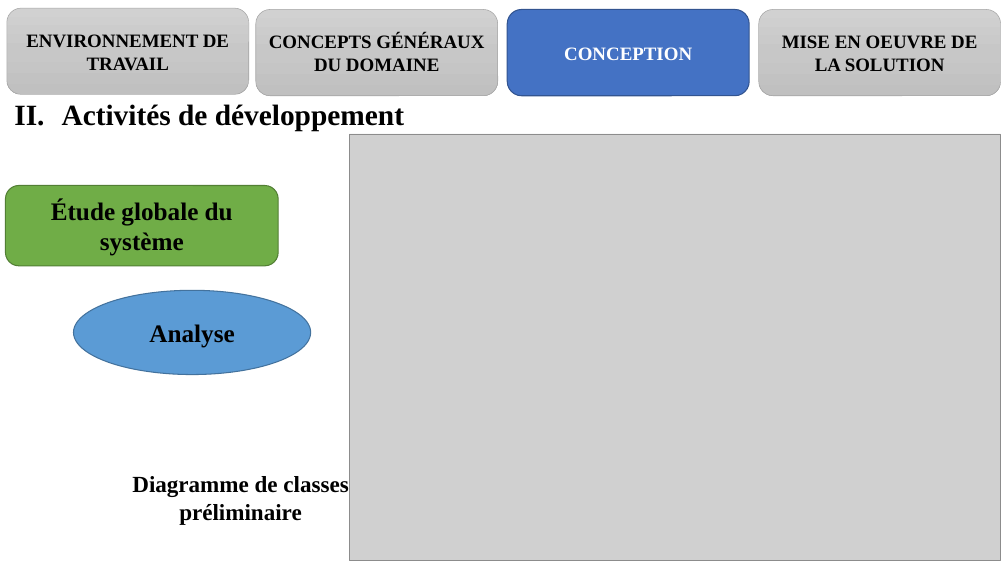
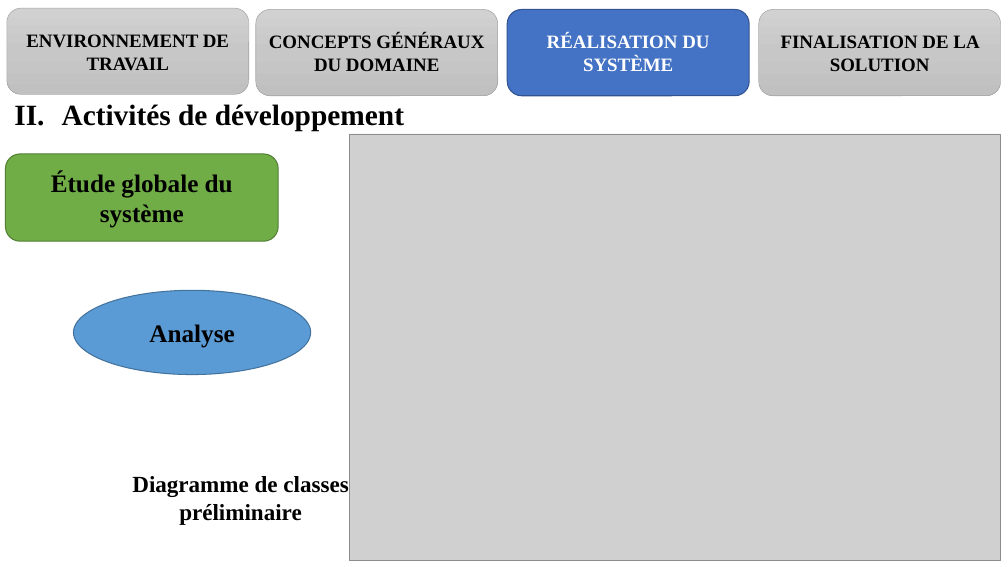
Before and after one commit to melaken/distdocs, a slide deck: slide 20 of Documents/theme/diapo.pptx. Drawn at 1008x567 pixels with LibreOffice and Linux fonts; fonts in the diff are those of the drawing; grey boxes stand for pictures. Boxes give left, top, right and bottom in pixels: in the first picture for what was removed or moved away, otherwise in the second. Text is boxed around its words. In the diff, an @@ line names an element or a change of style, - is before the commit and + after.

```diff
--- a/Documents/theme/diapo.pptx
+++ b/Documents/theme/diapo.pptx
@@ text in rounded rectangle at <box>547,34,709,71</box>: text changed @@
-CONCEPTION
+RÉALISATION DU SYSTÈME
@@ text in rounded rectangle at <box>781,35,979,71</box>: text changed @@
-MISE EN OEUVRE DE LA SOLUTION
+FINALISATION DE LA SOLUTION
@@ rounded rectangle "Étude globale du système": place and size @@
-rounded rectangle "Étude globale du système" at <box>5,185,278,265</box>
+rounded rectangle "Étude globale du système" at <box>5,154,278,241</box>
```
Also in this commit, not shown: 24 other slides changed, 8 other files.
